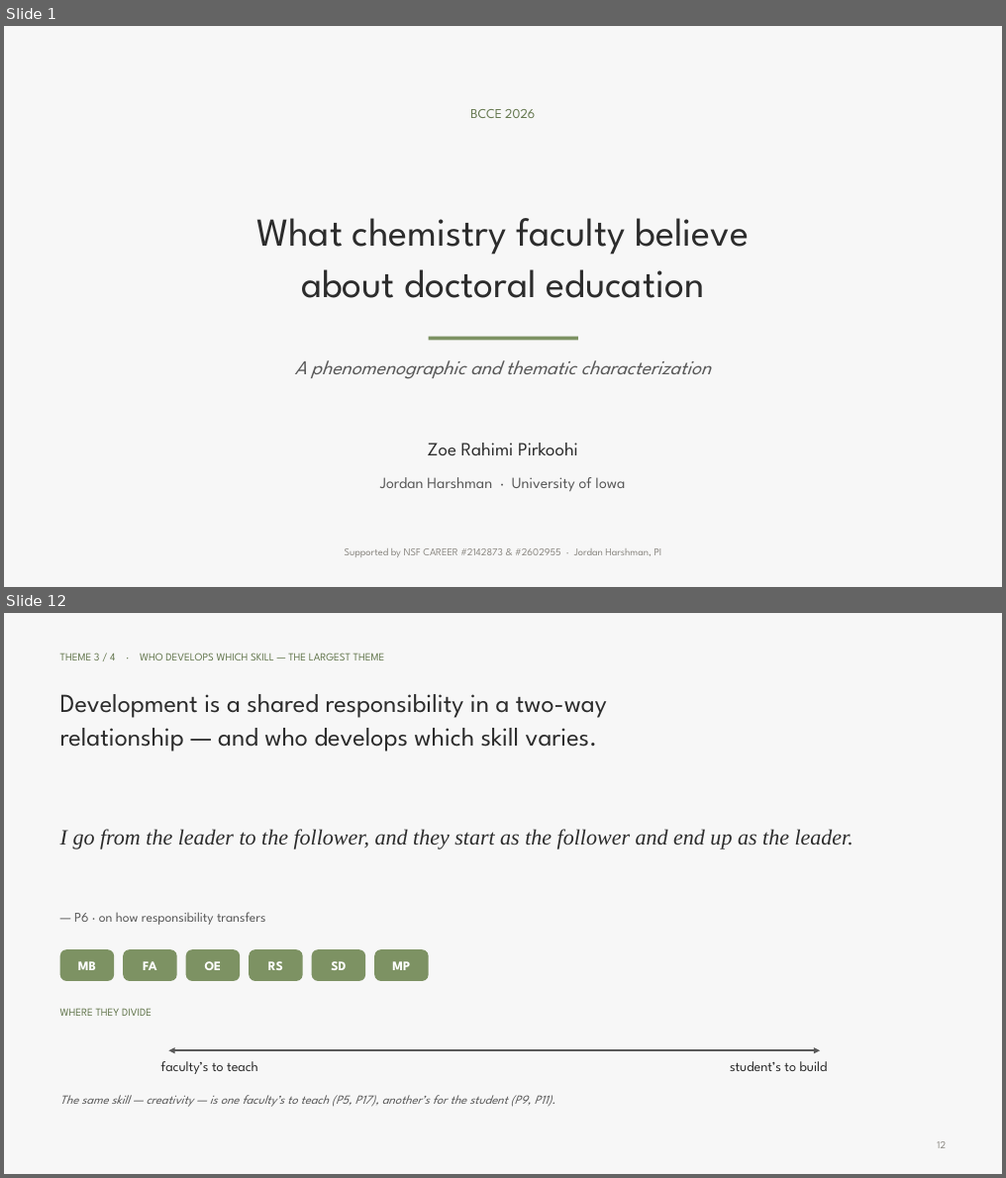
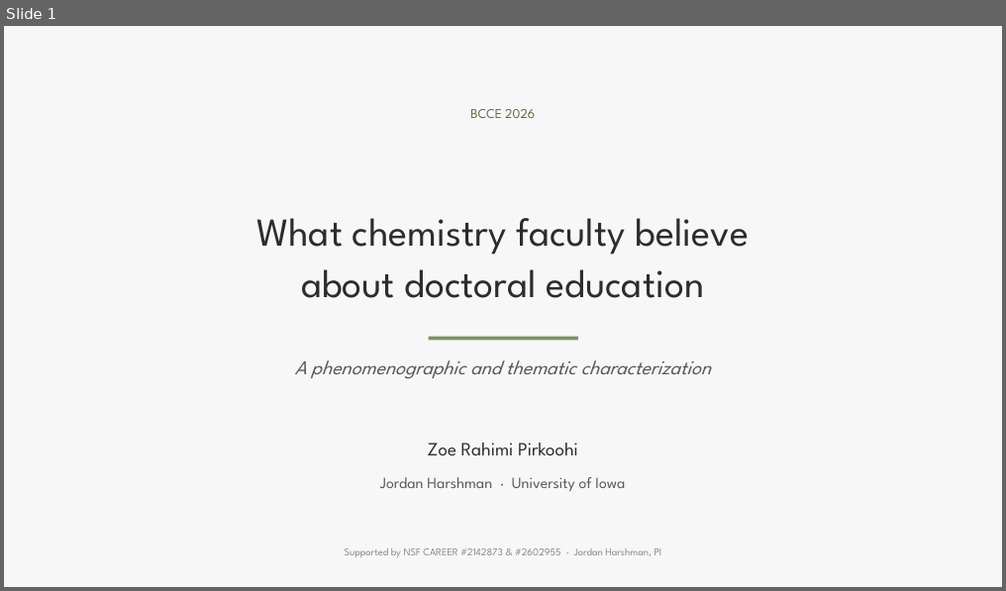
Before and after one commit to 7ahra/resnet_exploration, a slide deck: bcce_2026_faculty_beliefs/BCCE2026_faculty_beliefs.pptx. Shown one above the other, each under a label of ours: slides 1 and 12 before the commit, slide 1 after it; the slides between them are not shown. The pictures are 1006x1178 and 1006x591 pixels, drawn with LibreOffice and Linux fonts; fonts in the diff are those of the drawing; background and template pictures are left out. Boxes give left, top, right and bottom in pixels: in the first picture for what was removed or moved away, otherwise in the second. Text is boxed around its words. In the diff, an @@ line names an element or a change of style, - is before the commit and + after.

```diff
--- a/bcce_2026_faculty_beliefs/BCCE2026_faculty_beliefs.pptx
+++ b/bcce_2026_faculty_beliefs/BCCE2026_faculty_beliefs.pptx
@@ slide 12 removed at (x1=4, y1=613, x2=1002, y2=1174), background picture (left out) @@
@@ rectangle removed at (x1=4, y1=613, x2=1002, y2=1174) @@
@@ text removed at (x1=60, y1=653, x2=385, y2=661) @@
-THEME 3 / 4 · WHO DEVELOPS WHICH SKILL — THE LARGEST THEME
@@ text removed at (x1=60, y1=694, x2=607, y2=752) @@
-Development is a shared responsibility in a two-way
-relationship — and who develops which skill varies.
@@ text removed at (x1=60, y1=829, x2=853, y2=850) @@
-I go from the leader to the follower, and they start as the follower and end up as the leader.
@@ text removed at (x1=74, y1=912, x2=265, y2=925) @@
-— P6 · on how responsibility transfers
@@ rounded rectangle removed at (x1=60, y1=950, x2=114, y2=981) @@
@@ text removed at (x1=78, y1=961, x2=96, y2=970) @@
-MB
@@ rounded rectangle removed at (x1=123, y1=950, x2=177, y2=981) @@
@@ text removed at (x1=143, y1=961, x2=157, y2=970) @@
-FA
@@ rounded rectangle removed at (x1=186, y1=950, x2=240, y2=981) @@
@@ text removed at (x1=205, y1=961, x2=222, y2=970) @@
-OE
@@ rounded rectangle removed at (x1=249, y1=950, x2=303, y2=981) @@
@@ text removed at (x1=268, y1=961, x2=283, y2=970) @@
-RS
@@ rounded rectangle removed at (x1=312, y1=950, x2=365, y2=981) @@
@@ text removed at (x1=331, y1=961, x2=346, y2=970) @@
-SD
@@ rounded rectangle removed at (x1=374, y1=950, x2=429, y2=981) @@
@@ text removed at (x1=392, y1=961, x2=410, y2=970) @@
-MP
@@ text removed at (x1=60, y1=1008, x2=152, y2=1016) @@
-WHERE THEY DIVIDE
@@ double arrow removed from (168, 1051) to (820, 1051) @@
@@ text removed at (x1=161, y1=1061, x2=258, y2=1074) @@
-faculty’s to teach
@@ text removed at (x1=730, y1=1061, x2=828, y2=1071) @@
-student’s to build
@@ text removed at (x1=60, y1=1095, x2=556, y2=1107) @@
-The same skill — creativity — is one faculty’s to teach (P5, P17), another’s for the student (P9, P11).
@@ text removed at (x1=937, y1=1142, x2=945, y2=1149) @@
-12
```
Also in this commit, not shown: 9 other slides changed, 5 slides added, 5 other slides removed, 3 other files.
